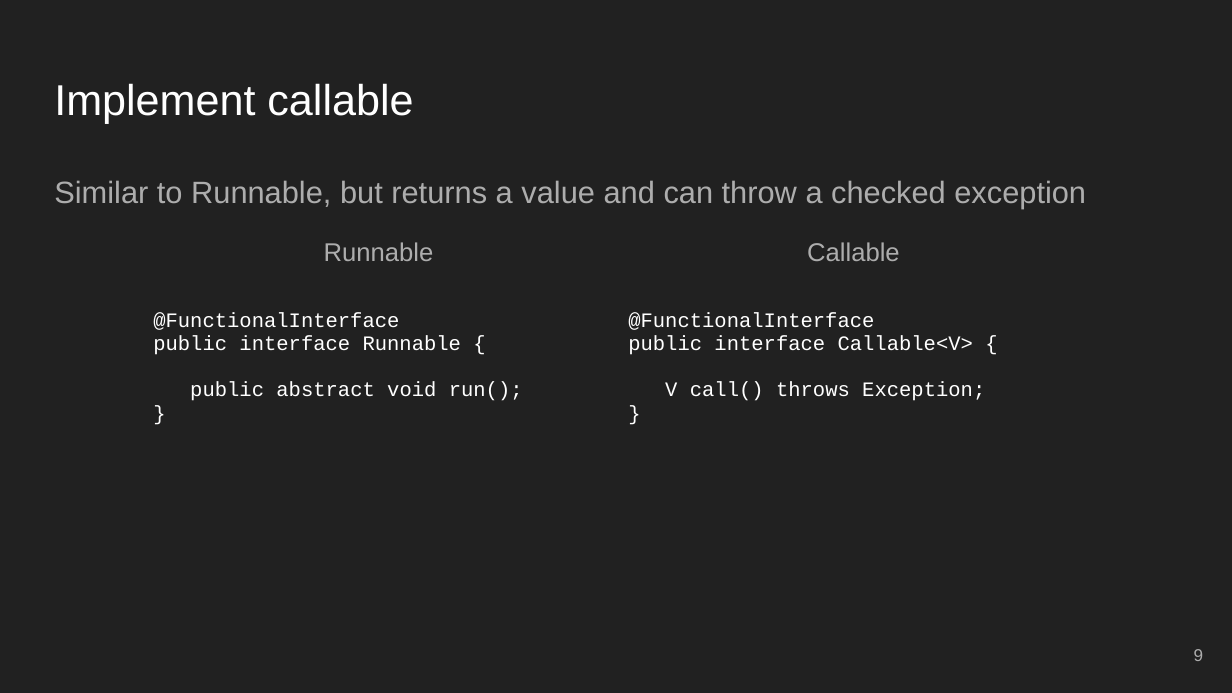
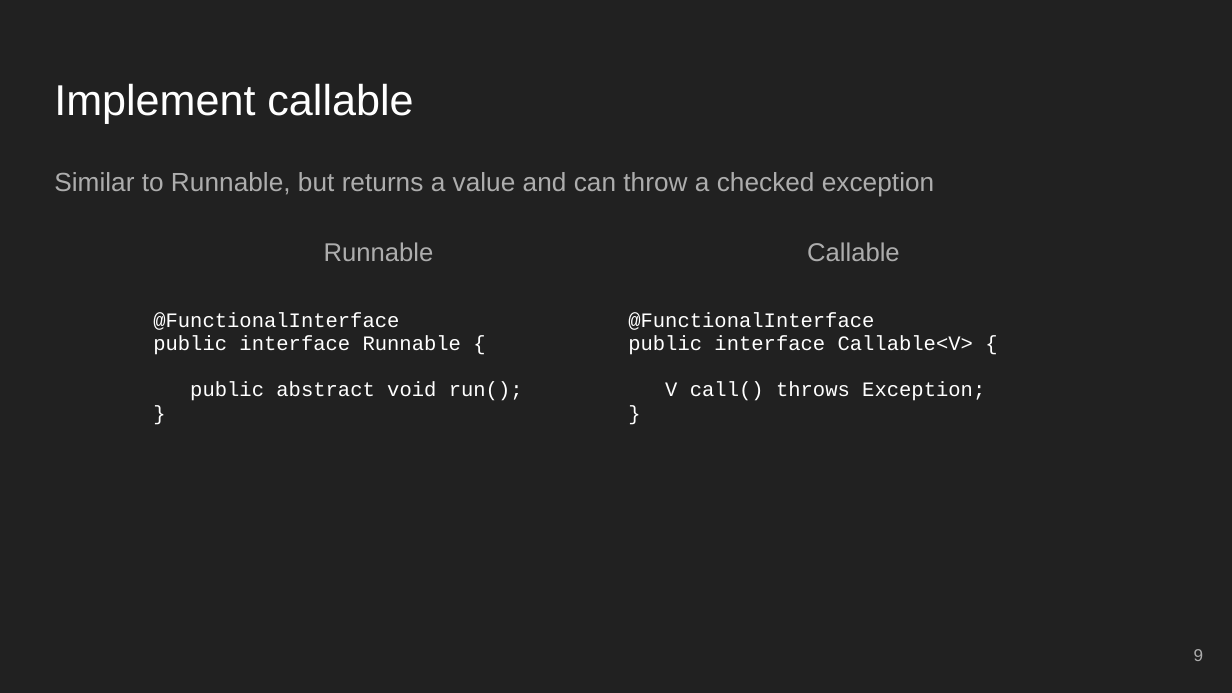
Before and after one commit to V-Nikolenko/GeekHub-J4W-12, a slide deck: slide 9 of Lectures/Lesson 11 - Concurrency.pptx. Drawn at 1232x693 pixels with LibreOffice and Linux fonts; fonts in the diff are those of the drawing. Boxes give left, top, right and bottom in pixels: in the first picture for what was removed or moved away, otherwise in the second. Text is boxed around its words. In the diff, an @@ line names an element or a change of style, - is before the commit and + after.

```diff
--- a/Lectures/Lesson 11 - Concurrency.pptx
+++ b/Lectures/Lesson 11 - Concurrency.pptx
@@ text "Similar to Runnable, but returns ..." at bbox=[54, 172, 934, 197]: size 18 to 15.3 pt; line spacing 1.15 to 0.95 @@
```
Also in this commit, not shown: 9 other slides changed, 1 other file.
